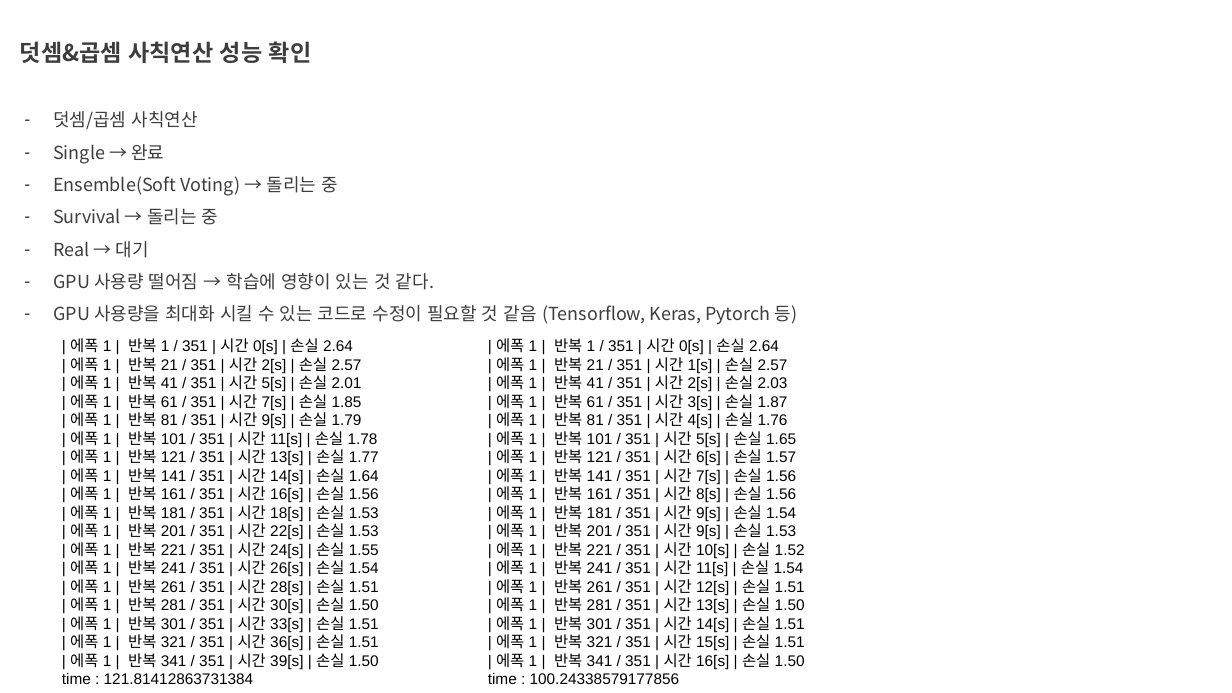
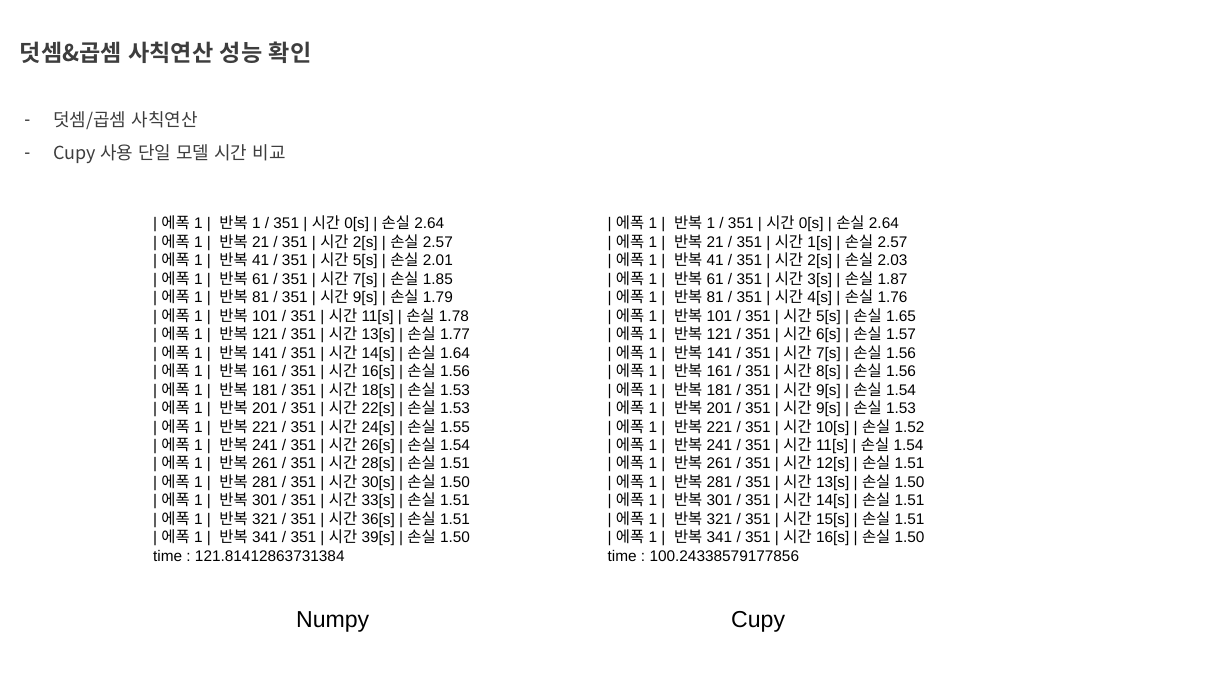
Before and after one commit to aaajeong/Time-Step-Ensemble-in-Arithmetic, a slide deck: slide 40 of Meeting.pptx (slide 39 before the commit). Drawn at 1232x693 pixels with LibreOffice and Linux fonts; fonts in the diff are those of the drawing. Boxes give left, top, right and bottom in pixels: in the first picture for what was removed or moved away, otherwise in the second. Text is boxed around its words. In the diff, an @@ line names an element or a change of style, - is before the commit and + after.

Commit message:
개인미팅 준비 ppt 수정

```diff
--- a/Meeting.pptx
+++ b/Meeting.pptx
@@ text at <box>53,144,286,163</box>: text changed @@
-– Single → 완료
-– Ensemble(Soft Voting) → 돌리는 중
-– Survival → 돌리는 중
-– Real → 대기
-– GPU 사용량 떨어짐 → 학습에 영향이 있는 것 같다.
-– GPU 사용량을 최대화 시킬 수 있는 코드로 수정이 필요할 것 같음 (Tensorflow, Keras, Pytorch 등)
+– Cupy 사용 단일 모델 시간 비교
@@ text "| 에폭 1 | 반복 ...": place and size @@
-text "| 에폭 1 | 반복 ..." at <box>62,338,379,684</box>
+text "| 에폭 1 | 반복 ..." at <box>153,215,470,561</box>
@@ text "| 에폭 1 | 반복 ...": place and size @@
-text "| 에폭 1 | 반복 ..." at <box>488,338,805,684</box>
+text "| 에폭 1 | 반복 ..." at <box>608,215,925,561</box>
@@ text added at <box>296,611,369,632</box>, 18 pt, text #000000 @@
+Numpy
@@ text added at <box>731,611,785,632</box>, 18 pt, text #000000 @@
+Cupy
```
Also in this commit, not shown: 2 other slides changed, 3 slides added.
